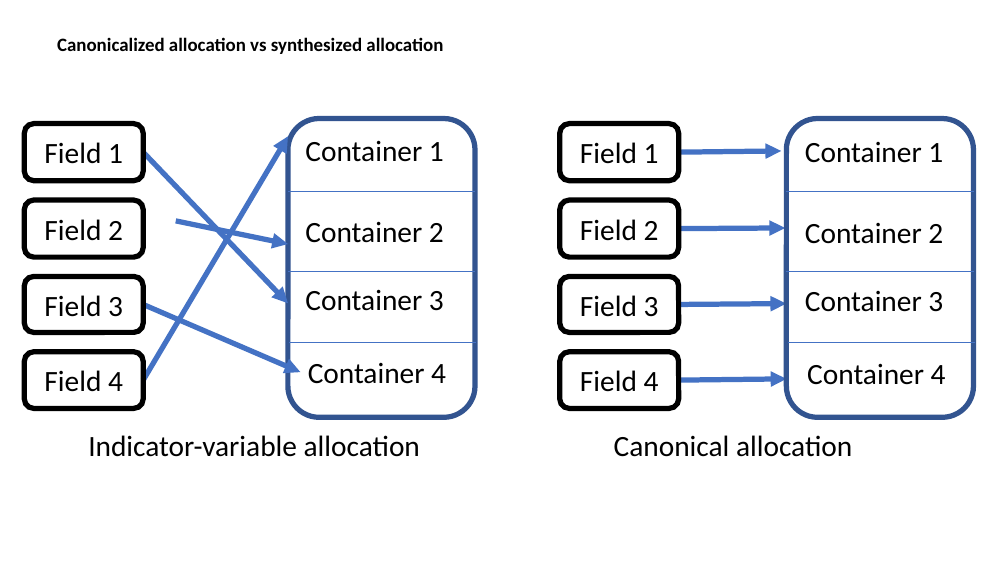
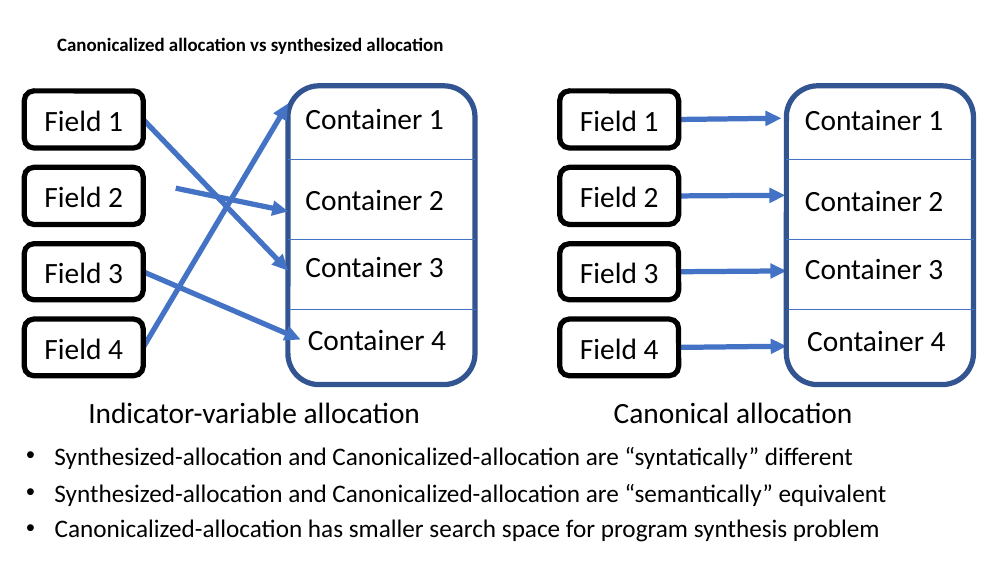
Before and after one commit to chipmunk-project/chipmunk_talk, a slide deck: slide 12 of HotNets_talk.pptx. Drawn at 1008x567 pixels with LibreOffice and Linux fonts; fonts in the diff are those of the drawing. Boxes give left, top, right and bottom in pixels: in the first picture for what was removed or moved away, otherwise in the second. Text is boxed around its words. In the diff, an @@ line names an element or a change of style, - is before the commit and + after.

```diff
--- a/HotNets_talk.pptx
+++ b/HotNets_talk.pptx
@@ 10 rounded rectangles, 7 arrows, 5 texts, 2 lines: place and size @@
-10 rounded rectangles, 7 arrows, 5 texts, 2 lines at [24, 119, 975, 417]
+10 rounded rectangles, 7 arrows, 5 texts, 2 lines at [24, 86, 975, 385]
@@ 5 texts, 4 lines, 1 arrow: place and size @@
-5 texts, 4 lines, 1 arrow at [88, 136, 974, 457]
+5 texts, 4 lines, 1 arrow at [88, 104, 974, 424]
@@ text added at [54, 447, 853, 469], 24 pt, text #000000 @@
+• Synthesized-allocation and Canonicalized-allocation are “syntatically” different
@@ text added at [54, 484, 887, 506], 24 pt, text #000000 @@
+• Synthesized-allocation and Canonicalized-allocation are “semantically” equivalent
@@ text added at [55, 519, 880, 542], 24 pt, text #000000 @@
+• Canonicalized-allocation has smaller search space for program synthesis problem
```
Also in this commit, not shown: 7 other slides changed, 1 slide added, 1 other file.
